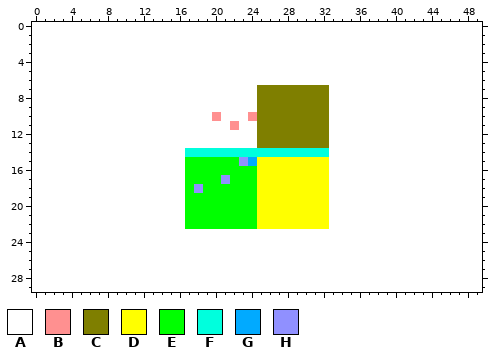
One commit to this pixel-art sprite: res/levels/entitiesTest.png. Above, as it was before the edit.
The file is 16x16 pixels. The old version is drawn lined up with the new one, on the new canvas.
Palette (. is transparent): A #ffffff  B #ff9090  C #7f7f00  D #ffff00  E #00ff00  F #00ffdd  G #01aaff  H #9090ff
Pixels before, first column x 17:
 7 AAAAAAAACCCCCCCC
 8 AAAAAAAACCCCCCCC
 9 AAAAAAAACCCCCCCC
10 AAABAAABCCCCCCCC
11 AAAAABAACCCCCCCC
12 AAAAAAAACCCCCCCC
13 AAAAAAAACCCCCCCC
14 FFFFFFFFFFFFFFFF
15 EEEEEEHGDDDDDDDD
16 EEEEEEEEDDDDDDDD
17 EEEEHEEEDDDDDDDD
18 EHEEEEEEDDDDDDDD
19 EEEEEEEEDDDDDDDD
20 EEEEEEEEDDDDDDDD
21 EEEEEEEEDDDDDDDD
22 EEEEEEEEDDDDDDDD
And afterwards:
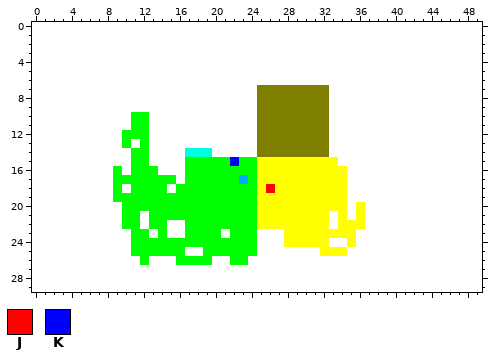
Colours new in this view: J #ff0000  K #0000ff
Diff:
canvas 16x16 -> 50x30, the old top-left corner now at 17,7
Changed rows in their new state; - is an unchanged pixel.
first column x 0:
 0 AAAAAAAAAAAAAAAAAAAAAAAAAAAAAAAAAAAAAAAAAAAAAAAAAA
 1 AAAAAAAAAAAAAAAAAAAAAAAAAAAAAAAAAAAAAAAAAAAAAAAAAA
 2 AAAAAAAAAAAAAAAAAAAAAAAAAAAAAAAAAAAAAAAAAAAAAAAAAA
 3 AAAAAAAAAAAAAAAAAAAAAAAAAAAAAAAAAAAAAAAAAAAAAAAAAA
 4 AAAAAAAAAAAAAAAAAAAAAAAAAAAAAAAAAAAAAAAAAAAAAAAAAA
 5 AAAAAAAAAAAAAAAAAAAAAAAAAAAAAAAAAAAAAAAAAAAAAAAAAA
 6 AAAAAAAAAAAAAAAAAAAAAAAAAAAAAAAAAAAAAAAAAAAAAAAAAA
 7 AAAAAAAAAAAAAAAAA----------------AAAAAAAAAAAAAAAAA
 8 AAAAAAAAAAAAAAAAA----------------AAAAAAAAAAAAAAAAA
 9 AAAAAAAAAAAAAAAAA----------------AAAAAAAAAAAAAAAAA
10 AAAAAAAAAAAEEAAAA---A---A--------AAAAAAAAAAAAAAAAA
11 AAAAAAAAAAAEEAAAA-----A----------AAAAAAAAAAAAAAAAA
12 AAAAAAAAAAEEEAAAA----------------AAAAAAAAAAAAAAAAA
13 AAAAAAAAAAEAEAAAA----------------AAAAAAAAAAAAAAAAA
14 AAAAAAAAAAAEEAAAA---AAAAACCCCCCCCAAAAAAAAAAAAAAAAA
15 AAAAAAAAAAAEEAAAA-----KEE--------DAAAAAAAAAAAAAAAA
16 AAAAAAAAAEAEEEAAA----------------DDAAAAAAAAAAAAAAA
17 AAAAAAAAAEEEEEEEA----E-G---------DDAAAAAAAAAAAAAAA
18 AAAAAAAAAEAEEEEAE-E-------J------DDAAAAAAAAAAAAAAA
19 AAAAAAAAAEEEEEEEE----------------DDAAAAAAAAAAAAAAA
20 AAAAAAAAAAEEEEEEE----------------DDADAAAAAAAAAAAAA
21 AAAAAAAAAAEEAEEEE----------------ADADAAAAAAAAAAAAA
22 AAAAAAAAAAEEAEEAA----------------ADDDAAAAAAAAAAAAA
23 AAAAAAAAAAAEEAEAAEEEEAEEEAAADDDDDDDDAAAAAAAAAAAAAA
24 AAAAAAAAAAAEEEEEEEEEEEEEEAAADDDDDAADAAAAAAAAAAAAAA
25 AAAAAAAAAAAEEEEEEAAEEEEEEAAAAAAADDDAAAAAAAAAAAAAAA
26 AAAAAAAAAAAAEAAAEEEEAAEEAAAAAAAAAAAAAAAAAAAAAAAAAA
27 AAAAAAAAAAAAAAAAAAAAAAAAAAAAAAAAAAAAAAAAAAAAAAAAAA
28 AAAAAAAAAAAAAAAAAAAAAAAAAAAAAAAAAAAAAAAAAAAAAAAAAA
29 AAAAAAAAAAAAAAAAAAAAAAAAAAAAAAAAAAAAAAAAAAAAAAAAAA
